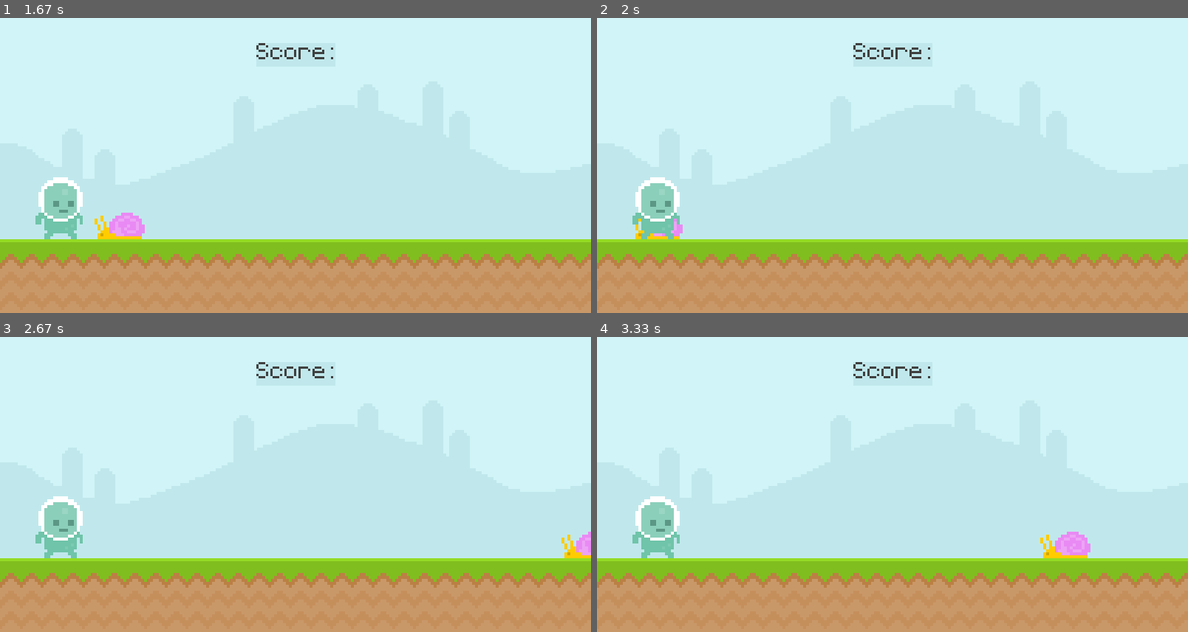
Above: before the commit, frames 1-4 (two rows, left to right).
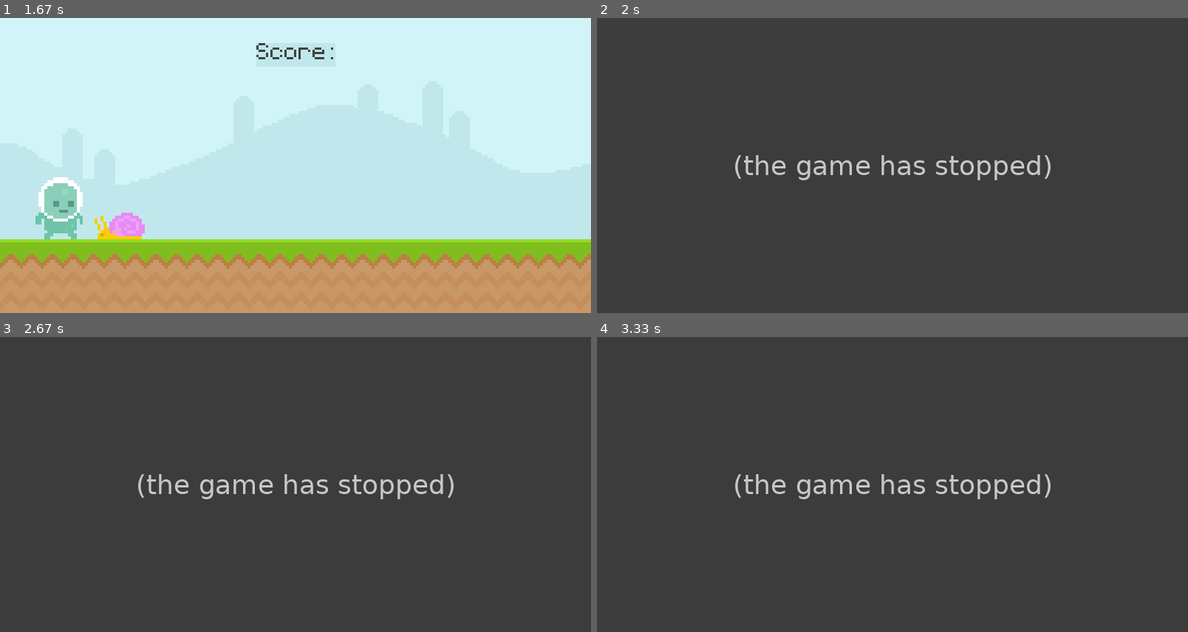
Above: after the commit, the same moments.

Repository: TylerTLe/PygamesBasics
Game: pygame game, started from main.py
Same seed, same stepped clock (60 frames per second), same inputs: the game is played once before the commit and once after it.
Inputs (mouse positions are in pixels of both pictures, inside the frame that each line leads up to):
- Up to frame 1 (1.67 s): click (59, 206) at 0.38 s
- Up to frame 2 (2 s): no input
- Up to frame 3 (2.67 s): no input
- Up to frame 4 (3.33 s): no input

Frame 1 is identical in both runs. In frame 2, 100% of the frame differs, in the area x 0-100%, y 0-100%; in frame 3, 100%; in frame 4, 100%.
After the commit the program exited at 1.73 s; later frames show no game.

Commit message:
quits game if player loses

Diff:
--- a/main.py
+++ b/main.py
@@ -52,5 +52,10 @@
     if player_hitbox.bottom >= 300: player_hitbox.bottom = 300
     screen.blit(player_surface,player_hitbox)
 
+    # Collision
+    if snail_hitbox.colliderect(player_hitbox):
+        pygame.quit()
+        exit()
+
     pygame.display.update()
     clock.tick(60)
